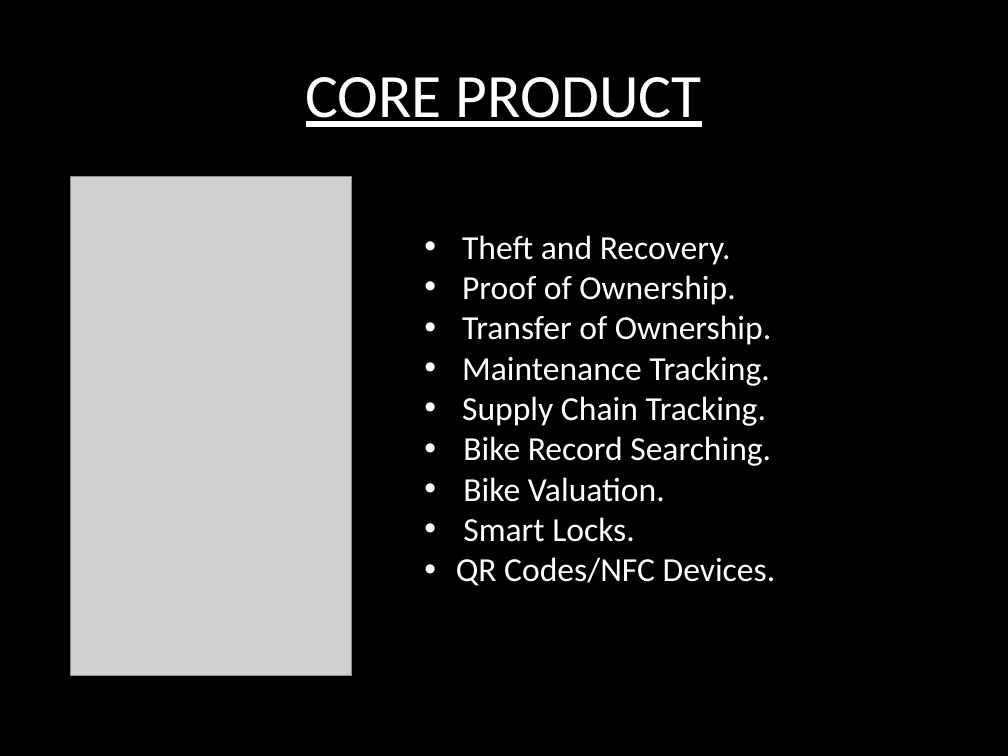
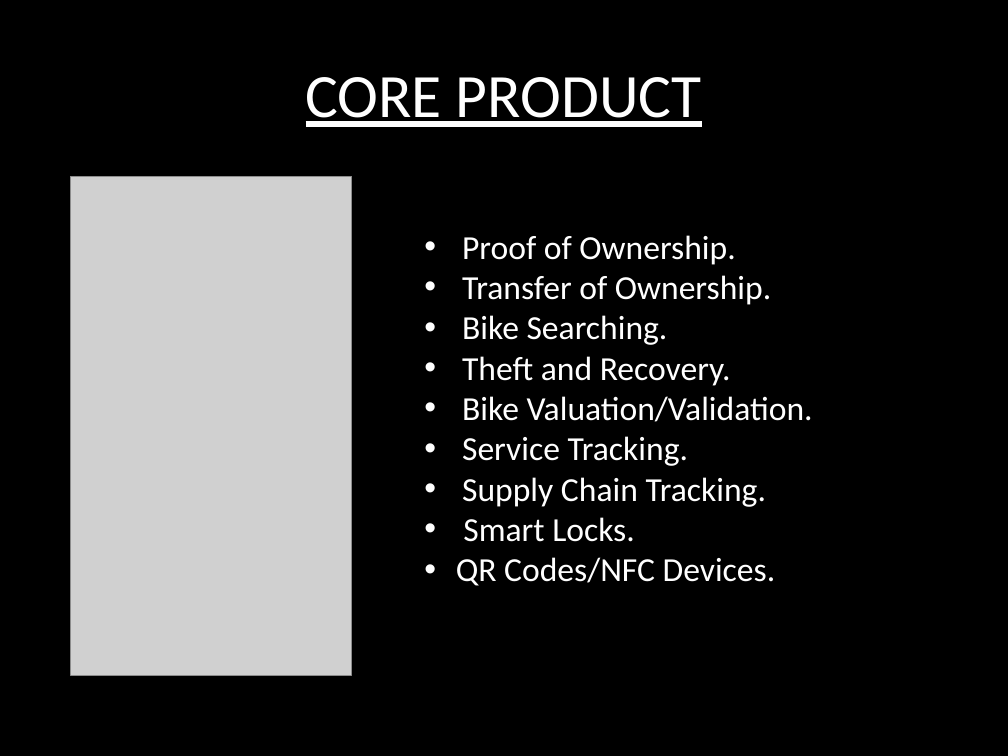
Before and after one commit to BikeDeed/BikeDeedWebsite, a slide deck: slide 9 of BikeDeedPitchDeck.pptx. Drawn at 1008x756 pixels with LibreOffice and Linux fonts; fonts in the diff are those of the drawing; grey boxes stand for pictures. Boxes give left, top, right and bottom in pixels: in the first picture for what was removed or moved away, otherwise in the second. Text is boxed around its words. In the diff, an @@ line names an element or a change of style, - is before the commit and + after.

Commit message:
Made a bunch of changes to the wording of the main page, whitepaper and pitch deck.

```diff
--- a/BikeDeedPitchDeck.pptx
+++ b/BikeDeedPitchDeck.pptx
@@ text at (462, 235, 731, 265): paragraph removed @@
-• Theft and Recovery.
@@ text at (462, 315, 813, 466): text changed @@
-• Maintenance Tracking.
+• Bike Searching.
+• Theft and Recovery.
+• Bike Valuation/Validation.
+• Service Tracking.
@@ text at (463, 436, 771, 502): paragraphs removed @@
-• Bike Record Searching.
-• Bike Valuation.
```
Also in this commit, not shown: 6 other slides changed, 2 other files.
